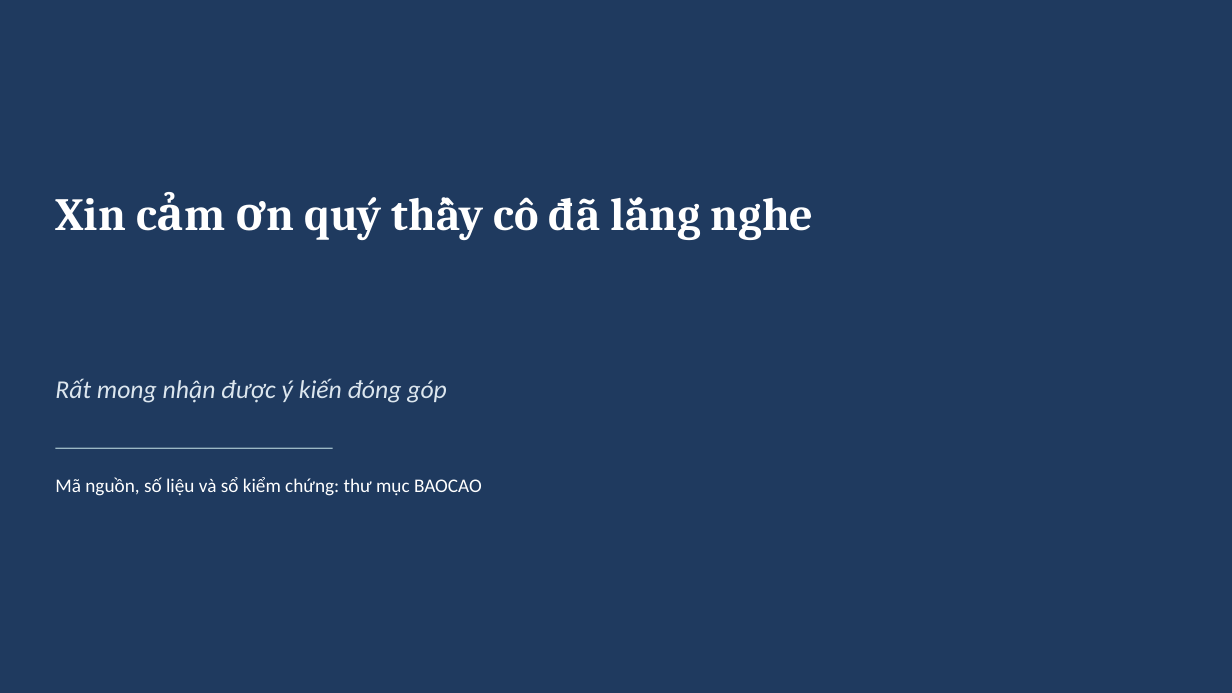
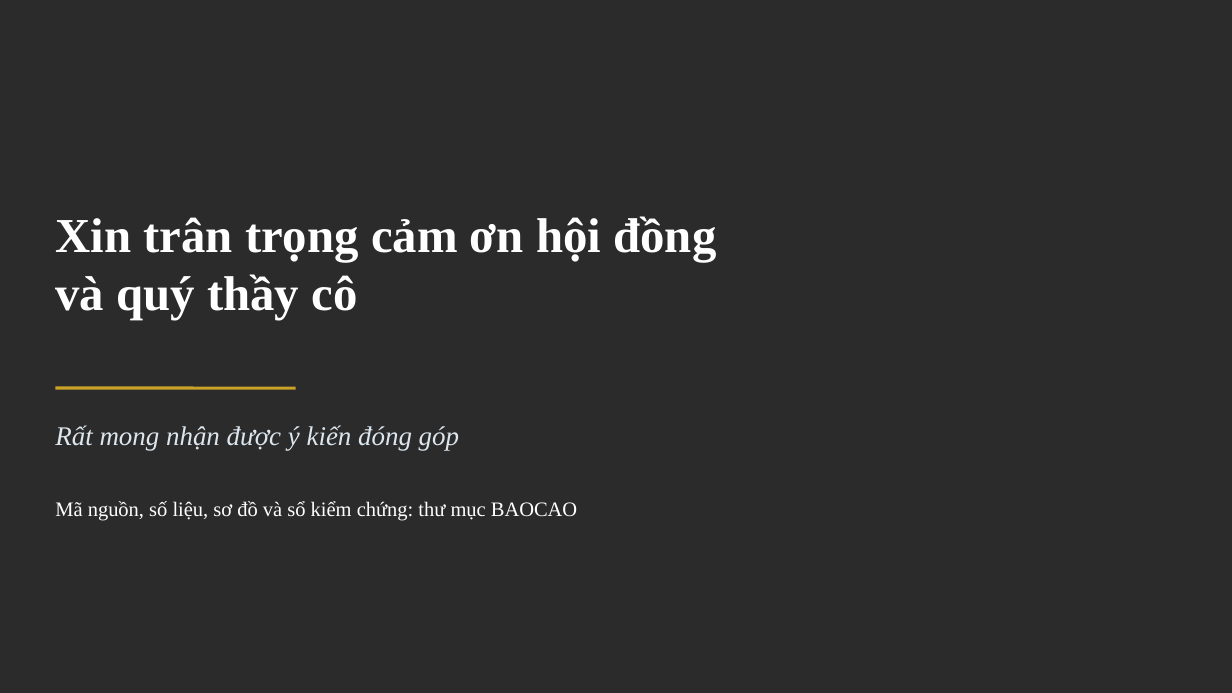
Before and after one commit to ThaiTaka/HUIM-IPS-, a slide deck: slide 39 of BAOCAO/Slide_HUIM_IPS_UJIIndoorLoc.pptx (slide 22 before the commit). Drawn at 1232x693 pixels with LibreOffice and Linux fonts; fonts in the diff are those of the drawing; background and template pictures are left out; a plain dark background stands for a picture behind light text. Boxes give left, top, right and bottom in pixels: in the first picture for what was removed or moved away, otherwise in the second. Text is boxed around its words. In the diff, an @@ line names an element or a change of style, - is before the commit and + after.

```diff
--- a/BAOCAO/Slide_HUIM_IPS_UJIIndoorLoc.pptx
+++ b/BAOCAO/Slide_HUIM_IPS_UJIIndoorLoc.pptx
@@ background #1F3A5F to picture (left out) @@
@@ text at (55,216,716,320): text changed; size 36 to 38 pt; font Cambria to Times New Roman @@
-Xin cảm ơn quý thầy cô đã lắng nghe
+Xin trân trọng cảm ơn hội đồng và quý thầy cô
@@ line moved from (55, 448) - (333, 448) to (55, 388) - (296, 388) @@
@@ line (55, 388) - (296, 388): stroke #9BB7C4 1 pt to #C9A227 2.5 pt @@
@@ text "Rất mong nhận được ý ...": place and size @@
-text "Rất mong nhận được ý ..." at (55,378,447,403)
+text "Rất mong nhận được ý ..." at (55,425,459,450)
@@ text "Rất mong nhận được ý ..." at (55,425,459,450): size 20 to 21 pt, font Calibri to Times New Roman @@
@@ text at (55,501,577,521): text changed; size 15 to 16 pt; font Calibri to Times New Roman @@
-Mã nguồn, số liệu và sổ kiểm chứng: thư mục BAOCAO
+Mã nguồn, số liệu, sơ đồ và sổ kiểm chứng: thư mục BAOCAO
```
Also in this commit, not shown: 8 other slides changed, 30 slides added, 13 slides removed, 44 other files.
